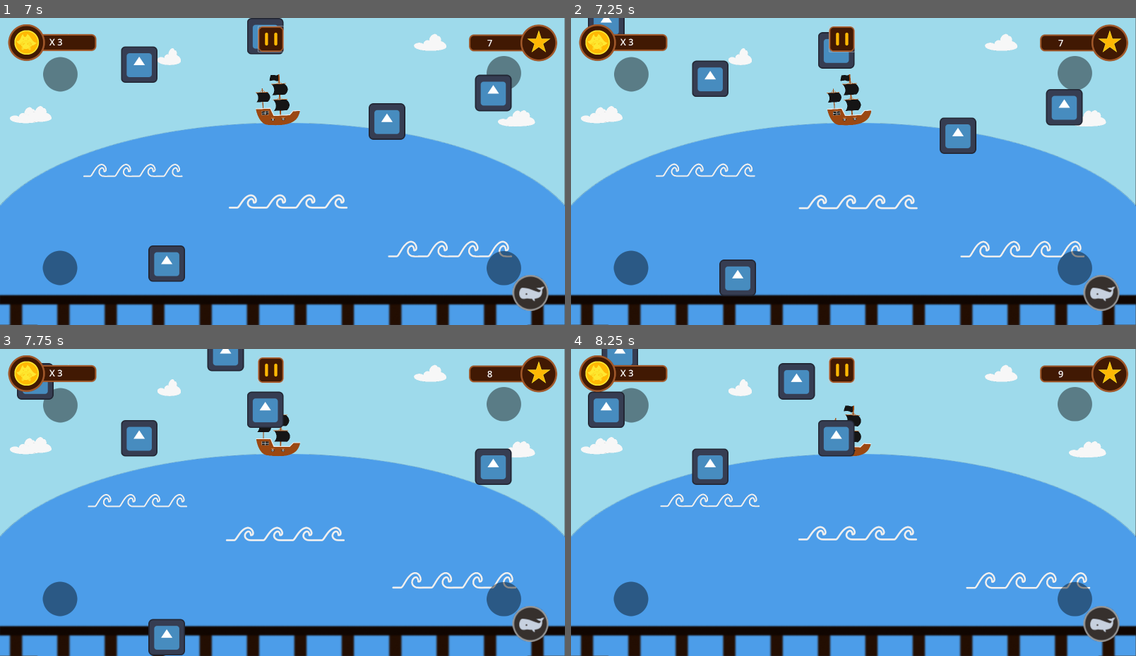
Above: before the commit, frames 1-4 (two rows, left to right).
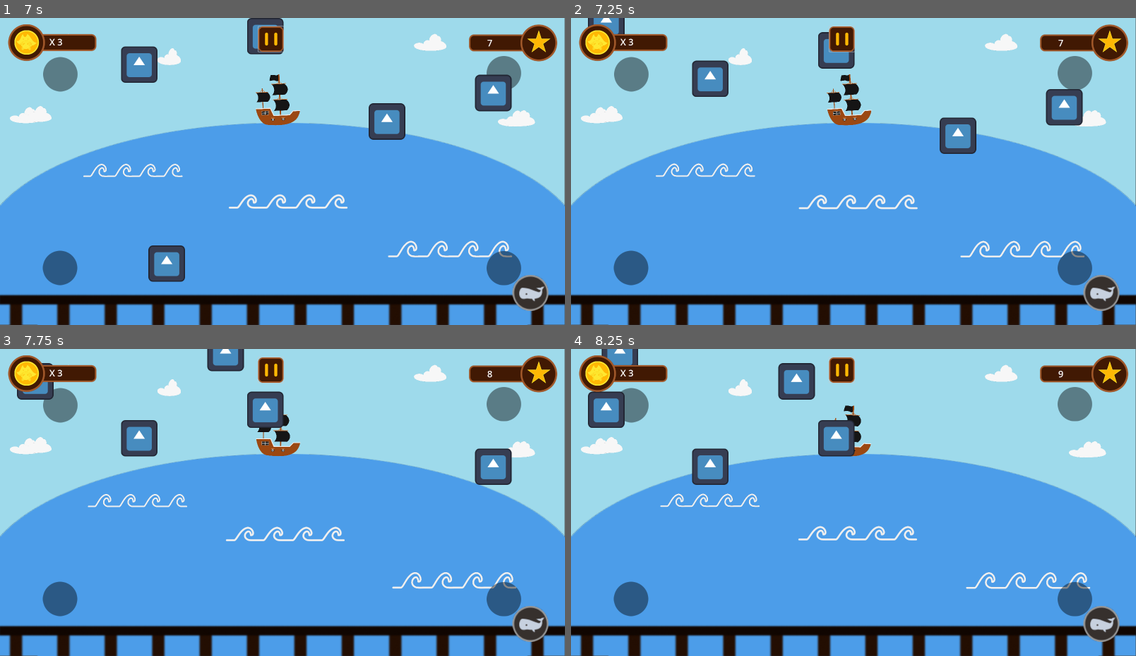
Above: after the commit, the same moments.

Repository: hhsoares/baleia
Game: Godot game, scene res://Scenes/menu.tscn
Two runs of this game, one before a commit and one after it. Both use one fixed random seed, a clock stepped at 60 frames per second and the inputs below. The engine's default icon, where the game draws it, is replaced by a stand-in: a white triangle on a blue panel in a dark square.
Inputs (mouse positions are in pixels of both pictures, inside the frame that each line leads up to):
- Up to frame 1 (7 s): click "JOGAR" at 0.5 s; click (271, 39) at 1.25 s; move the mouse to (514, 64) at 2.02 s; click (514, 64) at 2.17 s; move the mouse to (480, 85) at 2.77 s; click (480, 85) at 2.92 s; move the mouse to (474, 91) at 3.52 s; click (474, 91) at 3.67 s; move the mouse to (192, 79) at 4.27 s; click (192, 79) at 4.42 s; move the mouse to (62, 94) at 5.02 s; click (62, 94) at 5.17 s; move the mouse to (384, 107) at 5.77 s; click (384, 107) at 5.92 s; move the mouse to (107, 122) at 6.52 s; click (107, 122) at 6.67 s
- Up to frame 2 (7.25 s): no input
- Up to frame 3 (7.75 s): move the mouse to (384, 468) at 7.27 s; click (384, 468) at 7.42 s
- Up to frame 4 (8.25 s): move the mouse to (1062, 481) at 8.02 s; click (1062, 481) at 8.17 s

Frame 1 is identical in both runs. In frame 2, 0.8% of the frame differs, in the area x 26-33%, y 78-91%; in frame 3, 0.7%; in frame 4, nothing differs.

Commit message:
Sistema de vidas
- Falta arrumar o UI ainda

Diff:
--- a/Scenes/jogo.tscn
+++ b/Scenes/jogo.tscn
@@ -181,6 +181,9 @@
 
 [sub_resource type="CompressedTexture2D" id="CompressedTexture2D_ru4ac"]
 
+[sub_resource type="RectangleShape2D" id="RectangleShape2D_1untg"]
+size = Vector2(2159.5, 306)
+
 [node name="jogo" type="Node2D"]
 script = ExtResource("1_1untg")
 
@@ -391,3 +394,9 @@
 texture = ExtResource("11_ru4ac")
 region_enabled = true
 region_rect = Rect2(0, 0, 127.67508, 125)
+
+[node name="limite" type="StaticBody2D" parent="."]
+
+[node name="CollisionShape2D" type="CollisionShape2D" parent="limite"]
+position = Vector2(979.25, 1126)
+shape = SubResource("RectangleShape2D_1untg")
--- a/Scripts/bola.gd
+++ b/Scripts/bola.gd
@@ -1,9 +1,23 @@
 extends CharacterBody2D
+
 @export var speed: float = 200.0
 
 func _physics_process(delta: float) -> void:
 	velocity = Vector2(0, speed)
 	move_and_slide()
+
+	# check all slide collisions from this frame
+	for i in get_slide_collision_count():
+		var collision := get_slide_collision(i)
+		var collider := collision.get_collider()
+
+		# Make sure the StaticBody2D node at the bottom is named "limite"
+		if collider.name == "limite":
+			Globals.life -= 1
+			queue_free()
+			break   # ball is gone, stop checking
+
+	# optional fallback if the ball somehow goes out of screen
 	if position.y > get_viewport_rect().size.y:
 		queue_free()
 
--- a/Scripts/globals.gd
+++ b/Scripts/globals.gd
@@ -1,2 +1,3 @@
 extends Node
 var score: int = 0
+var life: int = 3
--- a/Scripts/jogo.gd
+++ b/Scripts/jogo.gd
@@ -11,6 +11,7 @@
 var _t: Timer
 
 func _ready() -> void:
+	Globals.life <= 3
 	_rng.randomize()
 	_t = Timer.new()
 	_t.one_shot = false
@@ -22,6 +23,9 @@
 func _process(_delta: float) -> void:
 	txt_score.text = str(Globals.score)
 
+	if Globals.life <= 0:
+		get_tree().change_scene_to_file("res://Scenes/derrota.tscn")
+
 func _spawn_one() -> void:
 	var vp_size := get_viewport_rect().size
 	var x := _rng.randf_range(0.0, vp_size.x)
Not shown: 1 places in Scenes/jogo.tscn that only renumber resources
